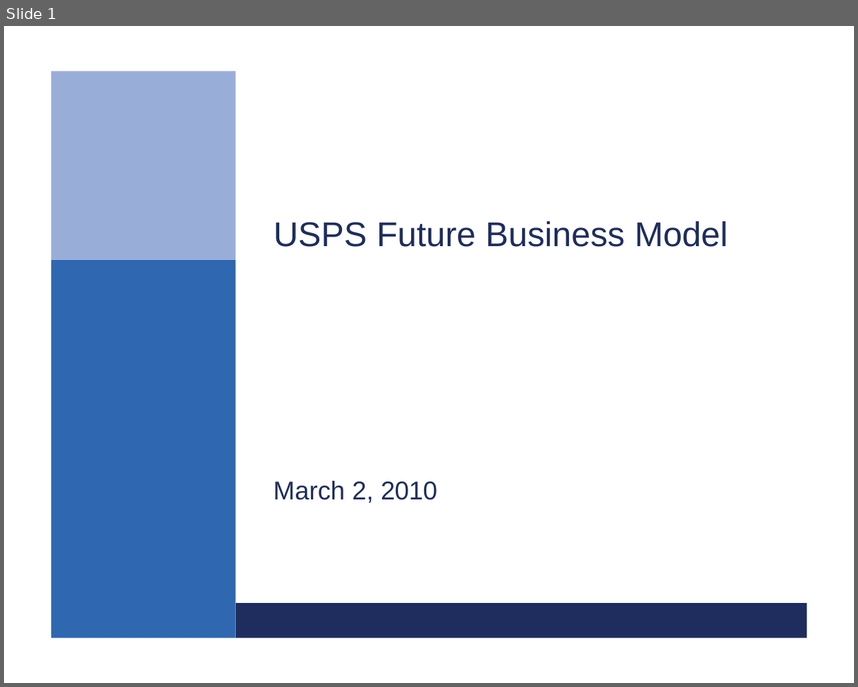
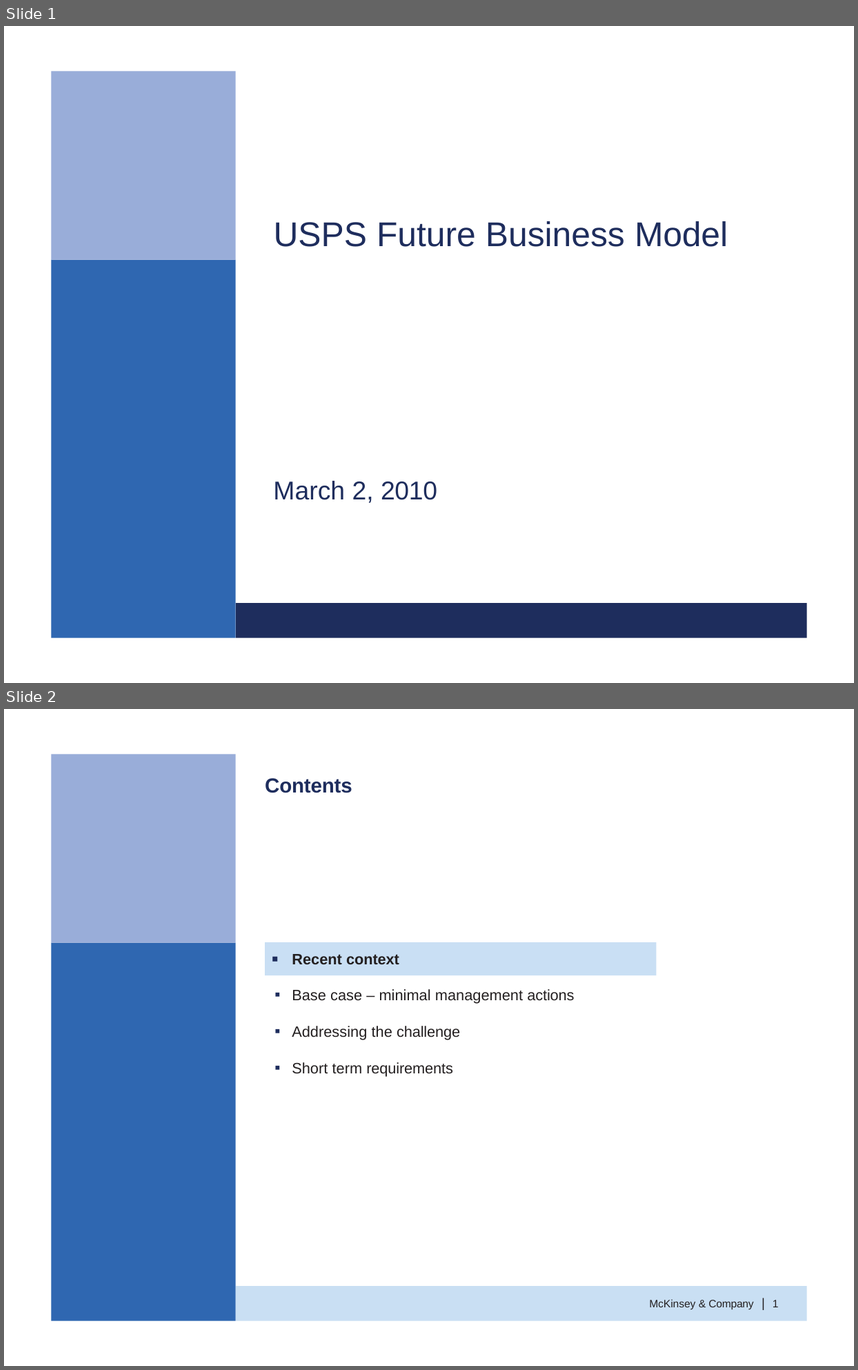
Before and after one commit to huytrnq/pptxsanitizer, a slide deck: data/test.pptx. Shown one above the other, each under a label of ours: slide 1 before the commit, slides 1 and 2 after it. The pictures are 858x687 and 858x1370 pixels, drawn with LibreOffice and Linux fonts; fonts in the diff are those of the drawing; background and template pictures are left out. Boxes give left, top, right and bottom in pixels: in the first picture for what was removed or moved away, otherwise in the second. Text is boxed around its words. In the diff, an @@ line names an element or a change of style, - is before the commit and + after.

```diff
--- a/data/test.pptx
+++ b/data/test.pptx
@@ slide 2 added at (x1=4, y1=709, x2=854, y2=1366), background #FFFFFF @@
@@ freeform shape added at (x1=51, y1=754, x2=236, y2=942), fill #99ADD9 @@
@@ title added at (x1=265, y1=778, x2=352, y2=793), 19 pt, text #1E2D5D, bold @@
+Contents
@@ freeform shape added at (x1=51, y1=942, x2=236, y2=1320), fill #2F67B1 @@
@@ rectangle added at (x1=266, y1=942, x2=656, y2=975), fill #C9DFF4, 14 pt, text #231F20, bold @@
+▪ Recent context
@@ text added at (x1=292, y1=989, x2=574, y2=1077), 14 pt, text #231F20 @@
+▪ Base case – minimal management actions
+▪ Addressing the challenge
+▪ Short term requirements
@@ freeform shape added at (x1=236, y1=1287, x2=807, y2=1321), fill #C9DFF3 @@
@@ text added at (x1=649, y1=1299, x2=753, y2=1310), 10 pt, text #231F20 @@
+McKinsey & Company
@@ text added at (x1=760, y1=1293, x2=766, y2=1313), 12 pt, text #231F20 @@
+|
@@ text added at (x1=773, y1=1300, x2=779, y2=1307), 10 pt, text #231F20 @@
+1
```
Also in this commit, not shown: 1 other slide added, 11 other files.
